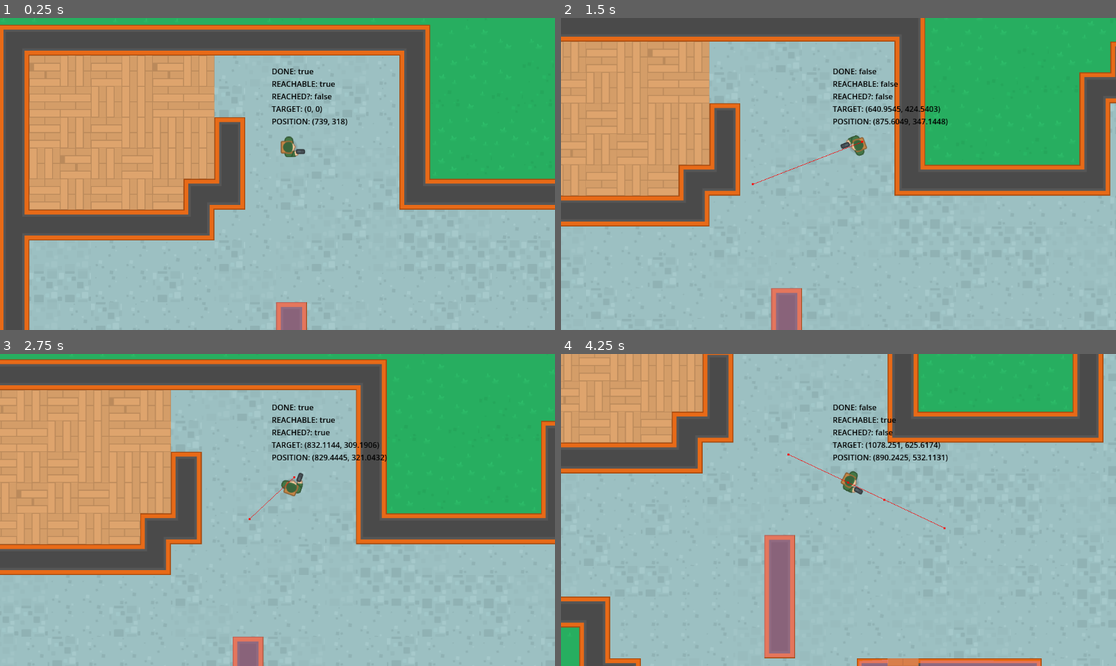
Above: before the commit, frames 1-4 (two rows, left to right).
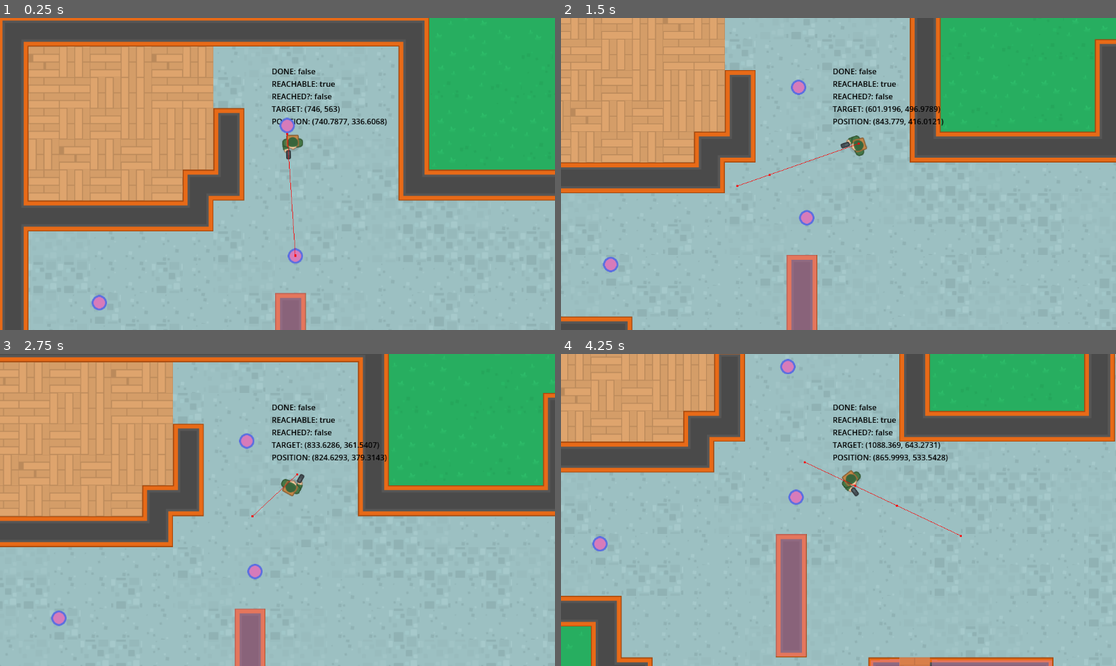
Above: after the commit, the same moments.

Repository: Esque123/Do-Not-Mind-Me
Game: Godot game, scene res://Scenes/level_map/level_map.tscn
The game is run twice, just before and just after one commit, with the same random seed, the same clock (stepped at 60 frames per second) and the same inputs.
Inputs (mouse positions are in pixels of both pictures, inside the frame that each line leads up to):
- Up to frame 1 (0.25 s): no input
- Up to frame 2 (1.5 s): move the mouse to (960, 158) at 0.52 s; click (960, 158) at 0.6 s; move the mouse to (727, 189) at 1.27 s; click (727, 189) at 1.35 s
- Up to frame 3 (2.75 s): move the mouse to (333, 441) at 2.02 s; click (333, 441) at 2.1 s
- Up to frame 4 (4.25 s): move the mouse to (810, 572) at 2.77 s; click (810, 572) at 2.85 s; move the mouse to (1005, 556) at 3.52 s; click (1005, 556) at 3.6 s

The runs differ from the first frame. In frame 1, 17% of the frame differs, in the area x 0-100%, y 0-100%; in frame 2, 28%; in frame 3, 26%; in frame 4, 12%.

Commit message:
Patrolling

Diff:
--- a/Scenes/level_map/level_map.tscn
+++ b/Scenes/level_map/level_map.tscn
@@ -7,6 +7,7 @@
 [ext_resource type="Texture2D" uid="uid://xmyooq3e6ohs" path="res://assets/spritesheets/objects.png" id="5_vqq0k"]
 [ext_resource type="Texture2D" uid="uid://cngtg736b6apy" path="res://assets/spritesheets/playeholder_tiles_64.png" id="6_s21x6"]
 [ext_resource type="PackedScene" uid="uid://dkv6epx1rpq0o" path="res://npc/npc.tscn" id="7_wut3y"]
+[ext_resource type="PackedScene" uid="uid://egdi4pfpbsky" path="res://Scenes/waypoint/waypoint.tscn" id="8_5403t"]
 
 [sub_resource type="TileSetAtlasSource" id="TileSetAtlasSource_3p305"]
 texture = ExtResource("1_nruoc")
@@ -367,6 +368,7 @@
 
 [node name="NPC" parent="." instance=ExtResource("7_wut3y")]
 position = Vector2(729, 318)
+patrol_points = NodePath("../Path1")
 
 [node name="Camera2D" type="Camera2D" parent="NPC"]
 position = Vector2(-22, 56)
@@ -427,3 +429,23 @@
 position = Vector2(237, 359)
 color = Color(0.885847, 0.528519, 0.739493, 0.419608)
 polygon = PackedVector2Array(664, 543, 724, 540, 718, 737, 985, 735, 985, 595, 792, 594, 791, 542, 1040, 543, 1042, 790, 664, 786)
+
+[node name="Path1" type="Node2D" parent="."]
+
+[node name="Waypoint" parent="Path1" instance=ExtResource("8_5403t")]
+position = Vector2(729, 292)
+
+[node name="Waypoint2" parent="Path1" instance=ExtResource("8_5403t")]
+position = Vector2(746, 563)
+
+[node name="Waypoint3" parent="Path1" instance=ExtResource("8_5403t")]
+position = Vector2(339, 660)
+
+[node name="Waypoint4" parent="Path1" instance=ExtResource("8_5403t")]
+position = Vector2(593, 1296)
+
+[node name="Waypoint5" parent="Path1" instance=ExtResource("8_5403t")]
+position = Vector2(1530, 1050)
+
+[node name="Waypoint6" parent="Path1" instance=ExtResource("8_5403t")]
+position = Vector2(1670, 287)
--- /dev/null
+++ b/Scenes/waypoint/waypoint.tscn
@@ -0,0 +1,8 @@
+[gd_scene load_steps=2 format=3 uid="uid://egdi4pfpbsky"]
+
+[ext_resource type="Texture2D" uid="uid://jdn884xtmpro" path="res://assets/images/waypoint.png" id="1_xuilh"]
+
+[node name="Waypoint" type="Marker2D"]
+
+[node name="Sprite2D" type="Sprite2D" parent="."]
+texture = ExtResource("1_xuilh")
--- a/npc/npc.gd
+++ b/npc/npc.gd
@@ -1,7 +1,10 @@
 extends CharacterBody2D
 
 
-const SPEED: float = 220.0
+const SPEED: float = 160.0
+
+
+@export var patrol_points: NodePath
 
 
 @onready var sprite_2d = $Sprite2D
@@ -9,9 +12,19 @@
 @onready var label = $Label
 
 
+var _waypoints: Array = []
+var _current_wp: int = 0
+
 # Called when the node enters the scene tree for the first time.
 func _ready():
-	pass
+	set_physics_process(false)
+	create_wp()
+	call_deferred("set_physics_process", true)
+
+
+func create_wp() -> void:
+	for child in get_node(patrol_points).get_children():
+		_waypoints.append(child.global_position)
 
 
 # Called every frame. 'delta' is the elapsed time since the previous frame.
@@ -20,6 +33,7 @@
 		nav_agent.target_position = get_global_mouse_position()
 
 	update_navigation()
+	process_patrolling()
 	set_label()
 
 
@@ -31,6 +45,17 @@
 		move_and_slide()
 
 
+func navigate_wp() -> void:
+	if _current_wp >= len(_waypoints):
+		_current_wp = 0
+	nav_agent.target_position = _waypoints[_current_wp]
+	_current_wp += 1
+
+
+func process_patrolling() -> void:
+	if nav_agent.is_navigation_finished() == true:
+		navigate_wp()
+
 
 func set_label() -> void:
 	var s = "DONE: %s\n" % nav_agent.is_navigation_finished()
Not shown: 1 places in Scenes/level_map/level_map.tscn that only renumber resources
